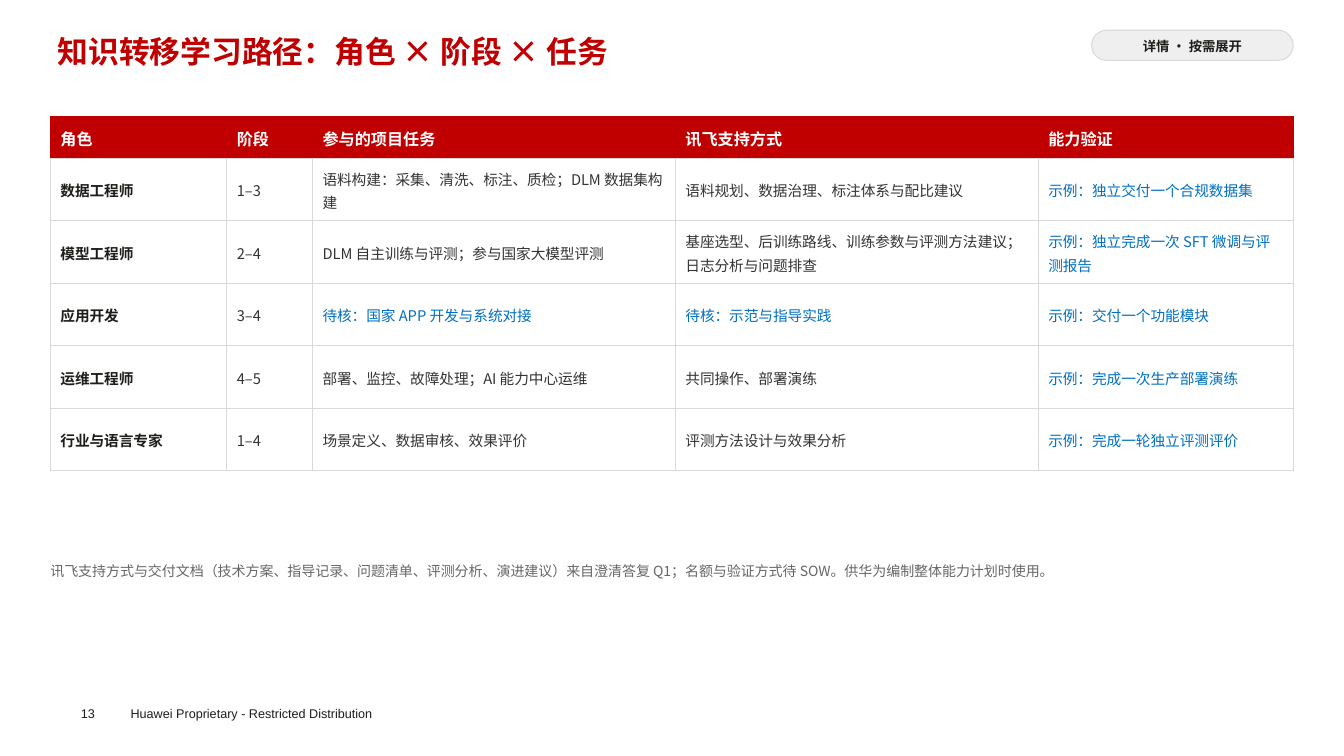
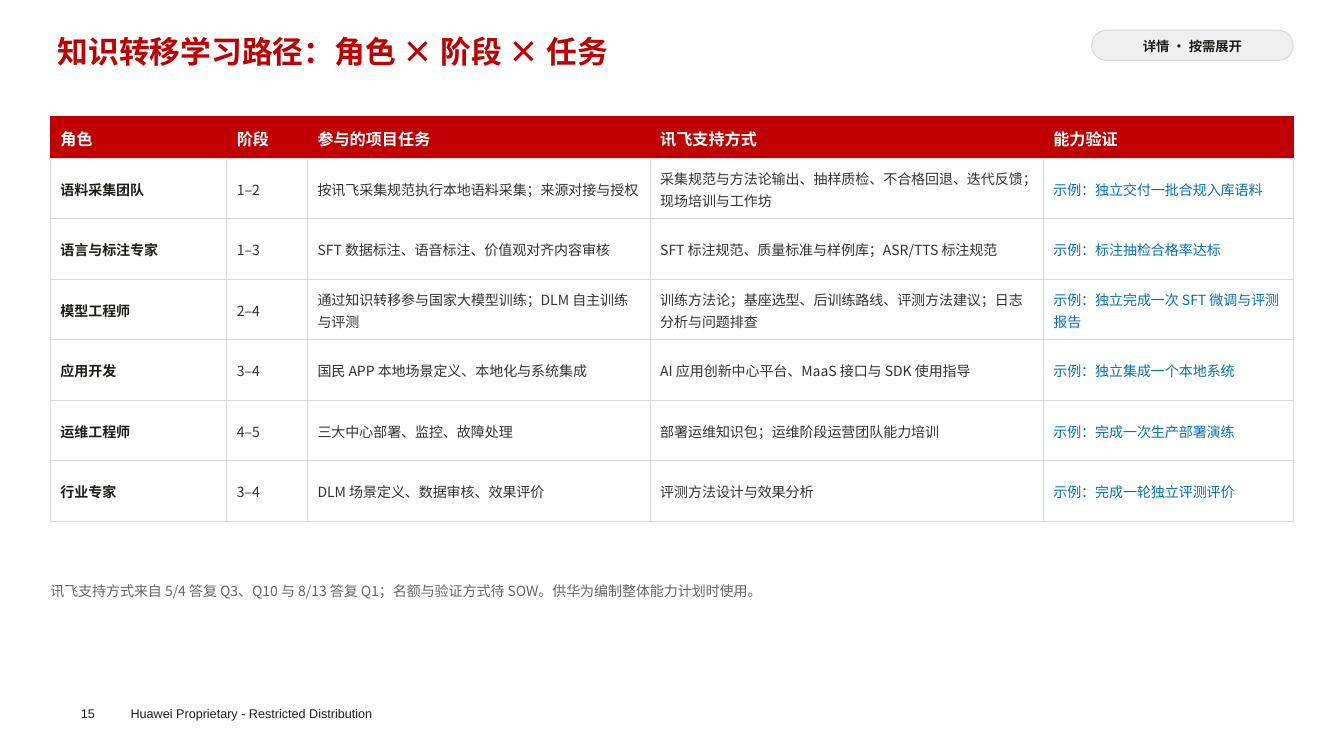
Before and after one commit to chyhcs/wyyh, a slide deck: slide 15 of RNP-讯飞交流-会议版.pptx (slide 13 before the commit). Drawn at 1344x756 pixels with LibreOffice and Linux fonts; fonts in the diff are those of the drawing; background and template pictures are left out. Boxes give left, top, right and bottom in pixels: in the first picture for what was removed or moved away, otherwise in the second. Text is boxed around its words. In the diff, an @@ line names an element or a change of style, - is before the commit and + after.

```diff
--- a/RNP-讯飞交流-会议版.pptx
+++ b/RNP-讯飞交流-会议版.pptx
@@ table at box(50, 116, 1294, 521) @@
-row 2: 数据工程师 | 1–3 | 语料构建：采集、清洗、标注、质检；DLM 数据集构建 | 语料规划、数据治理、标注体系与配比建议 | 示例：独立交付一个合规数据集
-row 3: 模型工程师 | 2–4 | DLM 自主训练与评测；参与国家大模型评测 | 基座选型、后训练路线、训练参数与评测方法建议；日志分析与问题排查 | 示例：独立完成一次 SFT 微调与评测报告
-row 4: 应用开发 | 3–4 | 待核：国家 APP 开发与系统对接 | 待核：示范与指导实践 | 示例：交付一个功能模块
-row 5: 运维工程师 | 4–5 | 部署、监控、故障处理；AI 能力中心运维 | 共同操作、部署演练 | 示例：完成一次生产部署演练
-row 6: 行业与语言专家 | 1–4 | 场景定义、数据审核、效果评价 | 评测方法设计与效果分析 | 示例：完成一轮独立评测评价
+row 2: 语料采集团队 | 1–2 | 按讯飞采集规范执行本地语料采集；来源对接与授权 | 采集规范与方法论输出、抽样质检、不合格回退、迭代反馈；现场培训与工作坊 | 示例：独立交付一批合规入库语料
+row 3: 语言与标注专家 | 1–3 | SFT 数据标注、语音标注、价值观对齐内容审核 | SFT 标注规范、质量标准与样例库；ASR/TTS 标注规范 | 示例：标注抽检合格率达标
+row 4: 模型工程师 | 2–4 | 通过知识转移参与国家大模型训练；DLM 自主训练与评测 | 训练方法论；基座选型、后训练路线、评测方法建议；日志分析与问题排查 | 示例：独立完成一次 SFT 微调与评测报告
+row 5: 应用开发 | 3–4 | 国民 APP 本地场景定义、本地化与系统集成 | AI 应用创新中心平台、MaaS 接口与 SDK 使用指导 | 示例：独立集成一个本地系统
+row 6: 运维工程师 | 4–5 | 三大中心部署、监控、故障处理 | 部署运维知识包；运维阶段运营团队能力培训 | 示例：完成一次生产部署演练
+row 7: 行业专家 | 3–4 | DLM 场景定义、数据审核、效果评价 | 评测方法设计与效果分析 | 示例：完成一轮独立评测评价
@@ text at box(50, 584, 762, 599): text changed @@
-讯飞支持方式与交付文档（技术方案、指导记录、问题清单、评测分析、演进建议）来自澄清答复 Q1；名额与验证方式待 SOW。供华为编制整体能力计划时使用。
+讯飞支持方式来自 5/4 答复 Q3、Q10 与 8/13 答复 Q1；名额与验证方式待 SOW。供华为编制整体能力计划时使用。
@@ page number at box(81, 709, 95, 718): text changed @@
-13
+15
```
Also in this commit, not shown: 13 other slides changed, 2 slides added, 1 other file.
